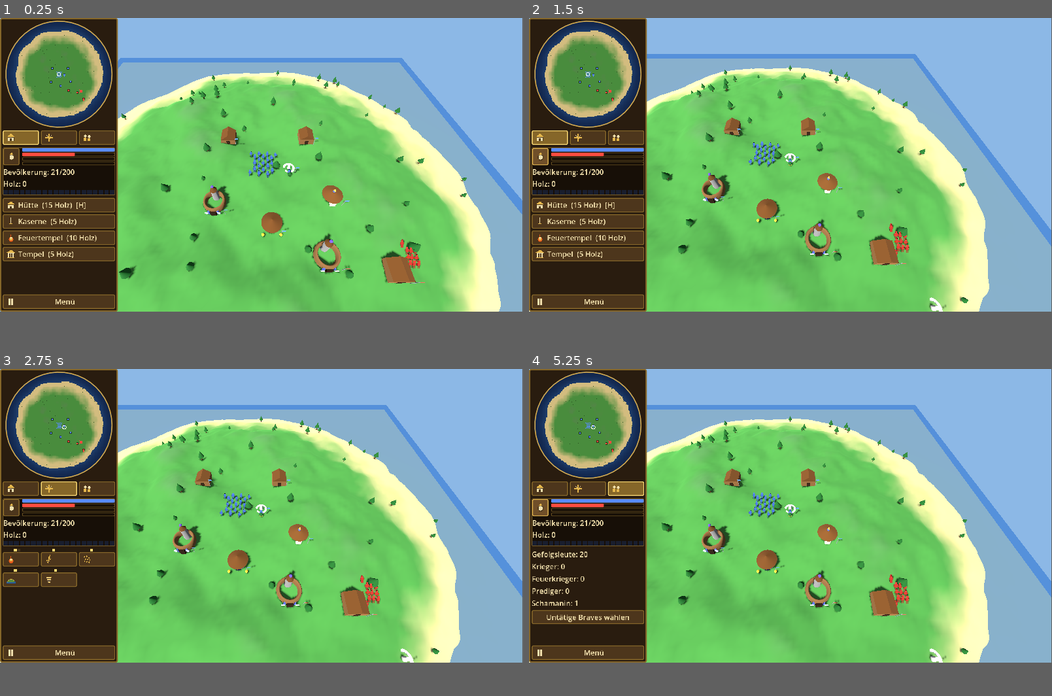
Above: before the commit, frames 1-4 (two rows, left to right).
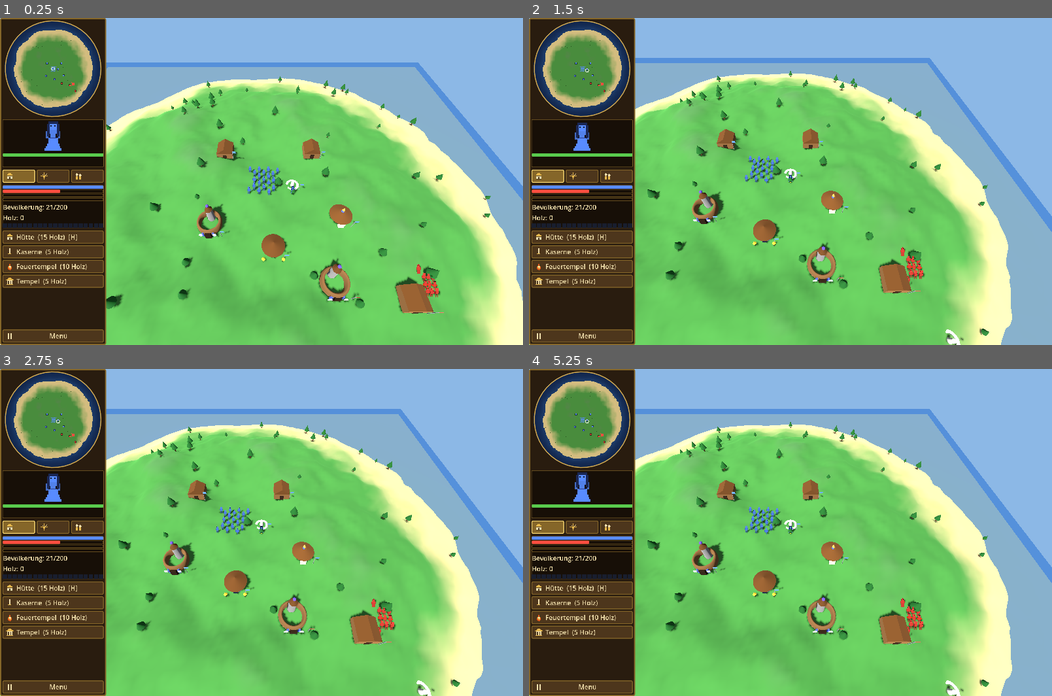
Above: after the commit, the same moments.

Repository: Klopskaiser/Populous-TheEnd
Game: Godot game, scene res://scenes/main.tscn
Two runs of this game, one before a commit and one after it. Both use one fixed random seed, a clock stepped at 60 frames per second and the inputs below.
Inputs (mouse positions are in pixels of both pictures, inside the frame that each line leads up to):
- Up to frame 1 (0.25 s): no input
- Up to frame 2 (1.5 s): click (549, 138) at 0.52 s; click (549, 158) at 1.27 s
- Up to frame 3 (2.75 s): click (57, 489) at 2.02 s
- Up to frame 4 (5.25 s): click (581, 509) at 2.77 s; click (628, 489) at 3.52 s; click (617, 509) at 4.27 s; click (539, 506) at 5.02 s
The window is 799x449 before the commit and 800x500 after it. Grey fills any space a smaller window leaves; there, only what the larger window draws over its background counts as a difference.

The runs differ from the first frame. In frame 1, 40% of the frame differs, in the area x 0-100%, y 0-100%; in frame 2, 40%; in frame 3, 40%; in frame 4, 39%.

Commit message:
Phase 6: Populous-Stil-Schamanin-Portraet unter der Minimap
- Ganze Figur live animiert (Frontansicht, Stammfarbe, 3x-Pixelskalierung)
  mit Lebensbalken; tot: Leichen-Pose + Respawn-Countdown
- Klick zentriert die Kamera auf die Schamanin und selektiert nur sie
- Kleiner Portraet-Button im Kopfbereich entfaellt
- Fenstergroesse auf 1280x800 (Sidebar waere sonst uebergelaufen)
- Tests: 643 gruen; Laufzeitcheck fehlerfrei

Co-Authored-By: Claude Fable 5 <noreply@anthropic.com>

Diff:
--- a/project.godot
+++ b/project.godot
@@ -14,6 +14,11 @@
 
 GameState="*res://scripts/core/game_state.gd"
 Events="*res://scripts/core/events.gd"
+
+[display]
+
+window/size/viewport_width=1280
+window/size/viewport_height=800
 
 [input]
 
--- a/scripts/ui/sidebar.gd
+++ b/scripts/ui/sidebar.gd
@@ -64,7 +64,11 @@
 var _follower_labels: Dictionary = {}  # kind -> Label
 var _idle_button: Button = null
 var _pause_menu: Control = null
-var _portrait: Button = null
+## Shaman portrait (below the minimap, Populous style): full live-animated
+## figure + health bar; click centres the camera on her and selects ONLY her.
+var _portrait_sprite: AnimatedSprite2D = null
+var _portrait_hp: ProgressBar = null
+var _portrait_status: Label = null
 
 var _follower_timer: float = 0.0
 
@@ -230,6 +234,7 @@
 	_panel.add_child(root)
 
 	_build_minimap(root)
+	_build_shaman_portrait(root)
 	_build_tab_bar(root)
 	_build_header(root)
 	_build_tab_content(root)
@@ -249,6 +254,59 @@
 	var wrap: CenterContainer = CenterContainer.new()
 	wrap.add_child(_minimap)
 	root.add_child(wrap)
+
+
+## Populous-style shaman portrait below the minimap: the whole figure with her
+## CURRENT animation (front view, tribe-coloured) over a health bar. While she
+## is dead it shows the corpse pose and the respawn countdown. Clicking it
+## centres the camera on her and selects ONLY her.
+func _build_shaman_portrait(root: Control) -> void:
+	var panel: PanelContainer = PanelContainer.new()
+	panel.name = "ShamanPortrait"
+	panel.add_theme_stylebox_override("panel", UiTheme.inset_style())
+	panel.mouse_filter = Control.MOUSE_FILTER_STOP
+	panel.tooltip_text = "Schamanin: Klick zentriert die Kamera und wählt nur sie aus"
+	panel.gui_input.connect(_on_portrait_gui_input)
+	root.add_child(panel)
+
+	var vb: VBoxContainer = VBoxContainer.new()
+	vb.add_theme_constant_override("separation", 2)
+	vb.mouse_filter = Control.MOUSE_FILTER_IGNORE   # clicks land on the panel
+	panel.add_child(vb)
+
+	# Stage for the animated figure (AnimatedSprite2D is a Node2D, so it lives
+	# inside a plain Control and is re-centred whenever the stage resizes).
+	var stage: Control = Control.new()
+	stage.custom_minimum_size = Vector2(0, 80)
+	stage.mouse_filter = Control.MOUSE_FILTER_IGNORE
+	vb.add_child(stage)
+	_portrait_sprite = AnimatedSprite2D.new()
+	_portrait_sprite.sprite_frames = PlaceholderSprites.make_frames(&"shaman")
+	_portrait_sprite.texture_filter = CanvasItem.TEXTURE_FILTER_NEAREST
+	_portrait_sprite.scale = Vector2(3.0, 3.0)
+	_portrait_sprite.animation = &"idle_front"
+	_portrait_sprite.play()
+	stage.add_child(_portrait_sprite)
+	stage.resized.connect(func() -> void:
+		_portrait_sprite.position = stage.size * 0.5)
+
+	_portrait_hp = ProgressBar.new()
+	_portrait_hp.show_percentage = false
+	_portrait_hp.custom_minimum_size = Vector2(0, 8)
+	_portrait_hp.max_value = 1.0
+	_portrait_hp.value = 1.0
+	_portrait_hp.add_theme_stylebox_override("background", UiTheme.inset_style())
+	var hp_fill: StyleBoxFlat = StyleBoxFlat.new()
+	hp_fill.bg_color = Color(0.35, 0.8, 0.3)
+	hp_fill.set_corner_radius_all(2)
+	_portrait_hp.add_theme_stylebox_override("fill", hp_fill)
+	vb.add_child(_portrait_hp)
+
+	_portrait_status = Label.new()
+	_portrait_status.horizontal_alignment = HORIZONTAL_ALIGNMENT_CENTER
+	_portrait_status.add_theme_color_override("font_color", UiTheme.TEXT)
+	_portrait_status.text = ""
+	vb.add_child(_portrait_status)
 
 
 func _build_tab_bar(root: Control) -> void:
@@ -281,24 +339,11 @@
 	vb.add_theme_constant_override("separation", 3)
 	header.add_child(vb)
 
-	var top: HBoxContainer = HBoxContainer.new()
-	top.add_theme_constant_override("separation", 6)
-	vb.add_child(top)
-
-	# Shaman portrait: click selects/jumps to her; shows the respawn countdown
-	# while she is dead.
-	_portrait = Button.new()
-	_portrait.icon = UiTheme.icon(&"shaman")
-	_portrait.tooltip_text = "Schamanin auswählen"
-	UiTheme.style_button(_portrait)
-	_portrait.pressed.connect(_on_portrait_pressed)
-	top.add_child(_portrait)
-
 	# Per-tribe population bars.
 	var bars: VBoxContainer = VBoxContainer.new()
 	bars.size_flags_horizontal = Control.SIZE_EXPAND_FILL
 	bars.add_theme_constant_override("separation", 2)
-	top.add_child(bars)
+	vb.add_child(bars)
 	for i in range(Unit.TRIBE_COLORS.size()):
 		var pb: ProgressBar = _make_tribe_bar(Unit.TRIBE_COLORS[i])
 		bars.add_child(pb)
@@ -664,7 +709,14 @@
 		_spell_targeting.toggle_targeting(spell_id)
 
 
-## Portrait click: select the shaman and jump the camera to her.
+func _on_portrait_gui_input(event: InputEvent) -> void:
+	if event is InputEventMouseButton and (event as InputEventMouseButton).pressed \
+			and (event as InputEventMouseButton).button_index == MOUSE_BUTTON_LEFT:
+		_on_portrait_pressed()
+
+
+## Portrait click: centre the camera on the shaman and select ONLY her
+## (select_units replaces the whole selection and clears any building).
 func _on_portrait_pressed() -> void:
 	var player: Tribe = _player_tribe()
 	if player == null or not _player_shaman_alive():
@@ -676,29 +728,42 @@
 		_camera_rig.global_position = shaman.position
 
 
-## Portrait shows the respawn countdown while the shaman is dead.
+## Mirrors the shaman into the portrait: her current animation (front view),
+## tribe colour, health bar; corpse pose + respawn countdown while dead.
 func _refresh_portrait() -> void:
-	if _portrait == null:
-		return
+	if _portrait_sprite == null:
+		return
+	var player: Tribe = _player_tribe()
+	if player != null:
+		_portrait_sprite.modulate = player.color
 	if _player_shaman_alive():
-		_portrait.disabled = false
-		_portrait.text = ""
-		_portrait.tooltip_text = "Schamanin auswählen"
-		return
-	_portrait.disabled = true
+		var shaman: Unit = player.shaman
+		_set_portrait_anim(StringName("%s_front" % shaman.anim_base_name))
+		_portrait_hp.value = float(shaman.health) / float(maxi(shaman.max_health, 1))
+		_portrait_status.text = ""
+		return
+	_set_portrait_anim(&"dead_front")
+	_portrait_hp.value = 0.0
 	var remaining: float = -1.0
-	var player: Tribe = _player_tribe()
 	if player != null:
 		for b in player.buildings:
 			if b is ReincarnationSite and is_instance_valid(b):
 				remaining = (b as ReincarnationSite).respawn_remaining()
 				break
 	if remaining >= 0.0:
-		_portrait.text = "%ds" % int(ceil(remaining))
-		_portrait.tooltip_text = "Schamanin kehrt in %d s zurück" % int(ceil(remaining))
+		_portrait_status.text = "Wiederkehr in %d s" % int(ceil(remaining))
 	else:
-		_portrait.text = "tot"
-		_portrait.tooltip_text = "Kein Reinkarnationsplatz — keine Wiederkehr"
+		_portrait_status.text = "Keine Wiederkehr"
+
+
+func _set_portrait_anim(anim: StringName) -> void:
+	var frames: SpriteFrames = _portrait_sprite.sprite_frames
+	if frames == null:
+		return
+	if not frames.has_animation(anim):
+		anim = &"idle_front"
+	if _portrait_sprite.animation != anim or not _portrait_sprite.is_playing():
+		_portrait_sprite.play(anim)
 
 
 # --- Spell display API ---------------------------------------------------------
Not shown, changed: plans/PROGRESS.md
